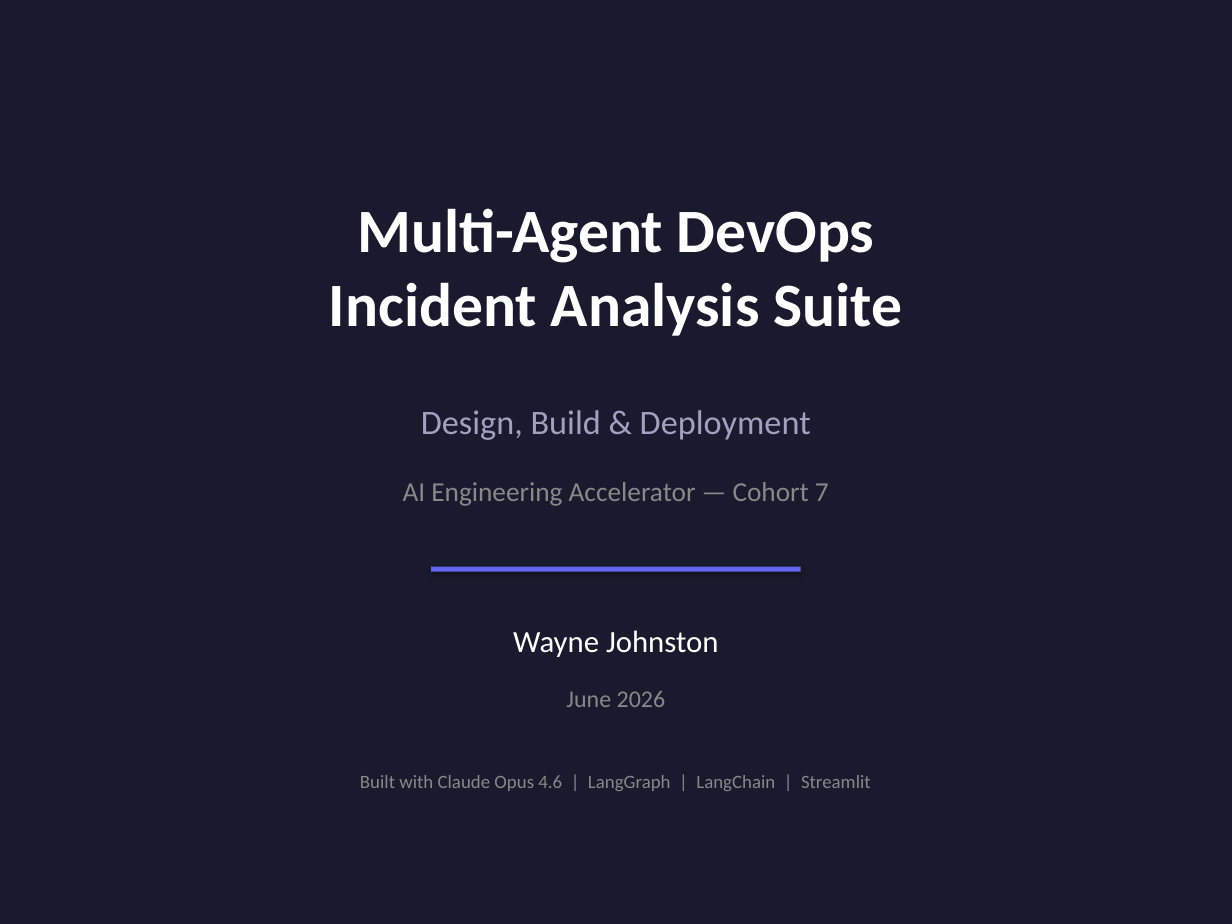
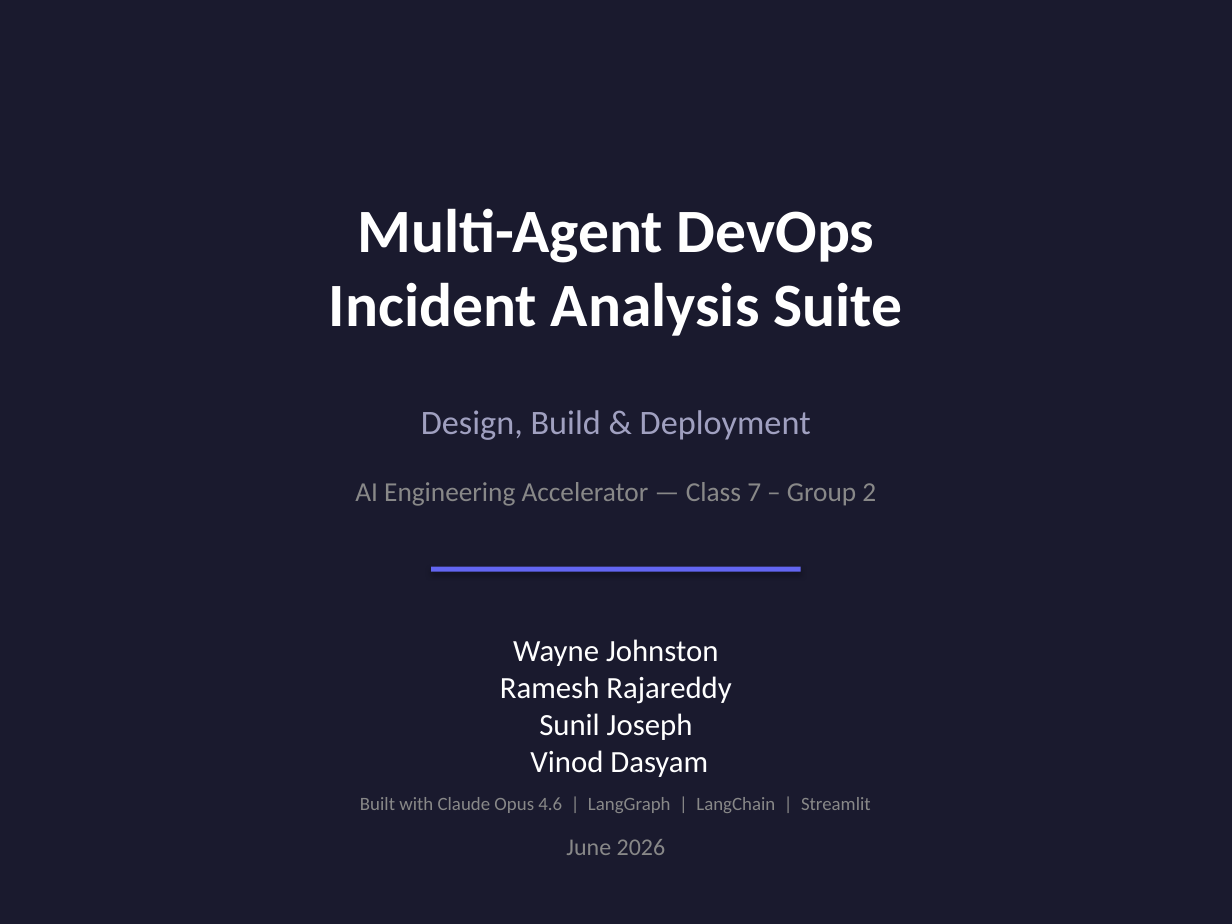
Before and after one commit to C7-Hackathon-Group-2/devops-incident-suite-main, a slide deck: slide 1 of docs/DevOps_Incident_Suite_Presentation.pptx. Drawn at 1232x924 pixels with LibreOffice and Linux fonts; fonts in the diff are those of the drawing. Boxes give left, top, right and bottom in pixels: in the first picture for what was removed or moved away, otherwise in the second. Text is boxed around its words. In the diff, an @@ line names an element or a change of style, - is before the commit and + after.

```diff
--- a/docs/DevOps_Incident_Suite_Presentation.pptx
+++ b/docs/DevOps_Incident_Suite_Presentation.pptx
@@ text at (355,482,876,506): text changed @@
-AI Engineering Accelerator — Cohort 7
+AI Engineering Accelerator — Class 7 – Group 2
@@ text "Wayne Johnston": place and size @@
-text "Wayne Johnston" at (513,630,719,657)
+text "Wayne Johnston" at (500,639,731,777)
@@ text at (500,676,731,777): paragraphs added @@
+Ramesh Rajareddy
+Sunil Joseph
+Vinod Dasyam
@@ text "Built with Claude Opus 4.6 ...": place and size @@
-text "Built with Claude Opus 4.6 ..." at (360,775,871,791)
+text "Built with Claude Opus 4.6 ..." at (360,797,871,813)
@@ text "June 2026": place and size @@
-text "June 2026" at (566,691,666,707)
+text "June 2026" at (566,839,666,855)
```
Also in this commit, not shown: 1 other slide changed, 3 other files.
